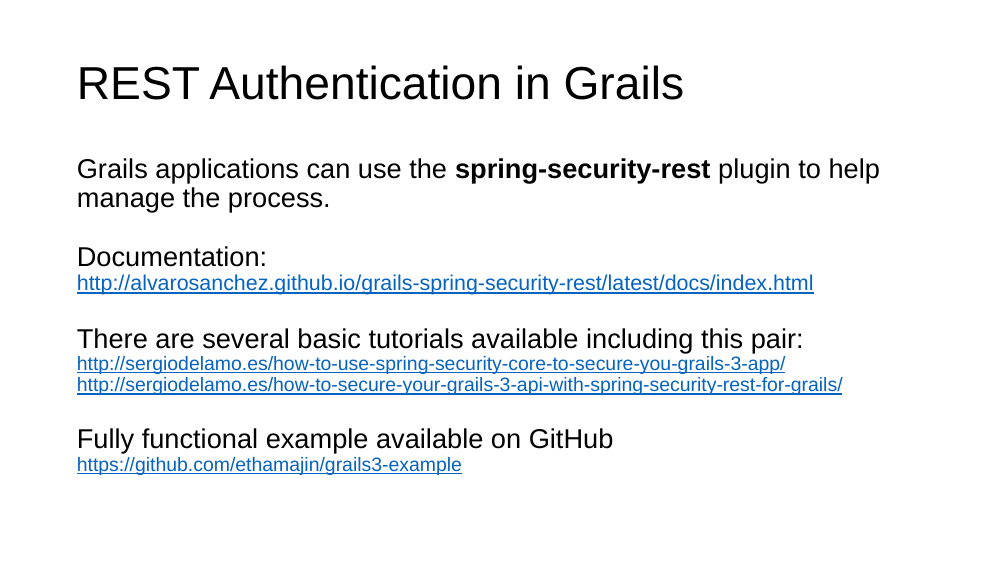
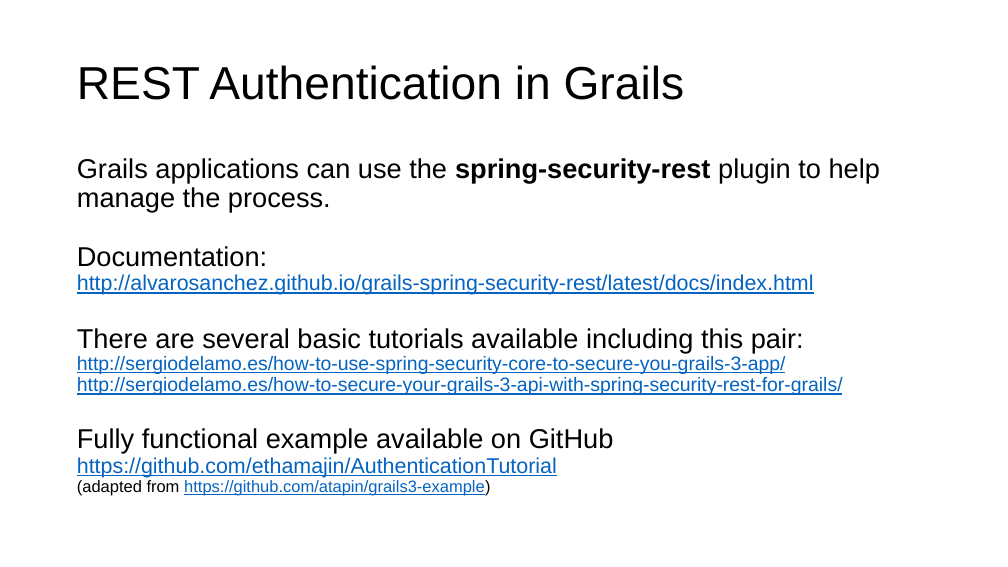
Before and after one commit to ethancjackson/CS2212B-2017, a slide deck: slide 5 of docs/resources/Authentication Tutorial.pptx. Drawn at 1008x567 pixels with LibreOffice and Linux fonts; fonts in the diff are those of the drawing. Boxes give left, top, right and bottom in pixels: in the first picture for what was removed or moved away, otherwise in the second. Text is boxed around its words. In the diff, an @@ line names an element or a change of style, - is before the commit and + after.

```diff
--- a/docs/resources/Authentication Tutorial.pptx
+++ b/docs/resources/Authentication Tutorial.pptx
@@ text at [77, 457, 557, 495]: text changed; size 18.5 to 15.7 pt @@
-https://github.com/ethamajin/grails3-example
+https://github.com/ethamajin/AuthenticationTutorial
+(adapted from https://github.com/atapin/grails3-example)
```
Also in this commit, not shown: 1 other file.
